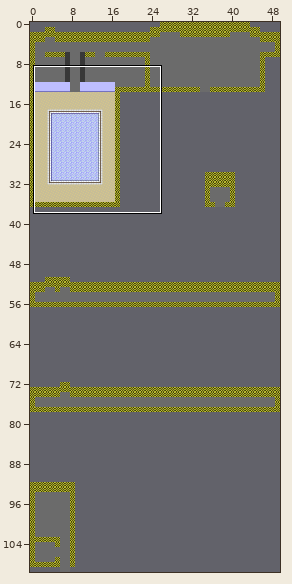
Two versions of a level (Tiled map, Assets/Graphics/Maps/Retail/Hotel.tmx). The first picture is a wide view before the edit; the outline marks the close-up.
Close-up. The starting point:
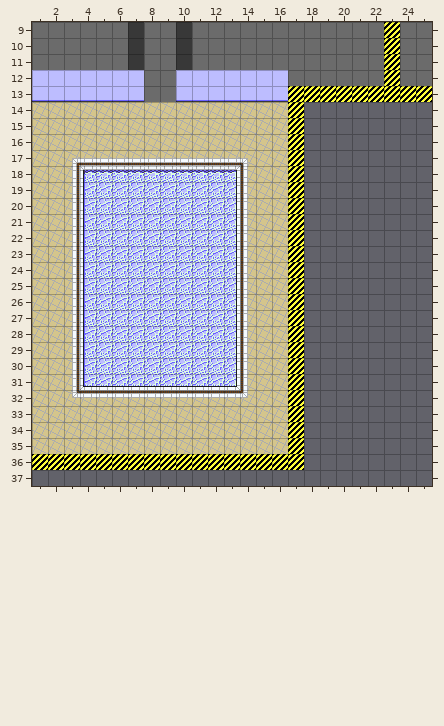
Cells are 16x16 px. Shown: x 1..25, y 9..37.
After:
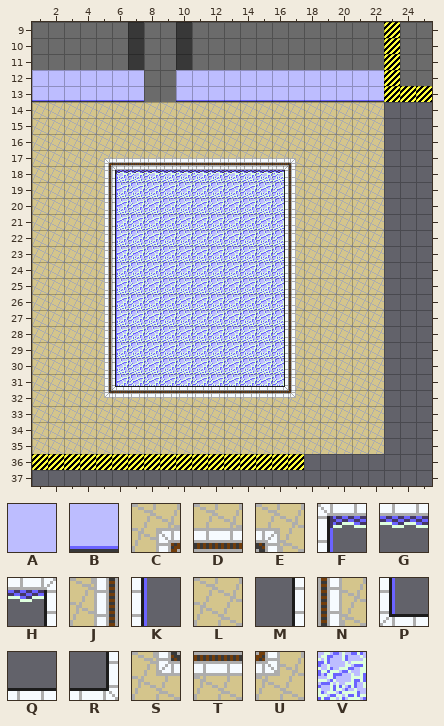
Key: from "Office": A 1, B 11; from "PoolSide": C 0, D 2, E 4, F 8, G 9, H 10, J 14, K 15, L 16, M 17, N 18, P 22, Q 23, R 24, S 28, T 30, U 32; from "PoolWater": V 0.
_ is an empty cell, # one hidden under a higher layer, . an unchanged one.
The exact change:
--- layer "Water"
@@ x 14..16 @@
-18 ___
-19 ___
-20 ___
-21 ___
-22 ___
-23 ___
-24 ___
-25 ___
-26 ___
-27 ___
-28 ___
-29 ___
-30 ___
-31 ___
+18 VVV
+19 VVV
+20 VVV
+21 VVV
+22 VVV
+23 VVV
+24 VVV
+25 VVV
+26 VVV
+27 VVV
+28 VVV
+29 VVV
+30 VVV
+31 VVV
--- layer "Graybox"
@@ x 14..16 @@
-18 ###
-19 ###
-20 ###
-21 ###
-22 ###
-23 ###
-24 ###
-25 ###
-26 ###
-27 ###
-28 ###
-29 ###
-30 ###
-31 ###
+18 ___
+19 ___
+20 ___
+21 ___
+22 ___
+23 ___
+24 ___
+25 ___
+26 ___
+27 ___
+28 ___
+29 ___
+30 ___
+31 ___
--- layer "Graphics/BG"
@@ x 3..22 @@
-13 ..............______
-14 ..............______
-15 ..............______
-16 ..............______
-17 CDD........ELL______
-18 JFGG......HNLL______
-19 JK__......MNLL______
-20 JK__......MNLL______
-21 JK__......MNLL______
-22 JK__......MNLL______
-23 JK__......MNLL______
-24 JK__......MNLL______
-25 JK__......MNLL______
-26 JK__......MNLL______
-27 JK__......MNLL______
-28 JK__......MNLL______
-29 JK__......MNLL______
-30 JK__......MNLL______
-31 JPQQ......RNLL______
-32 STT........ULL______
-33 ..............______
-34 ..............______
-35 ..............______
+13 ..............BBBBBB
+14 ..............LLLLLL
+15 ..............LLLLLL
+16 ..............LLLLLL
+17 LLC........DDDELLLLL
+18 LLJF......GGGHNLLLLL
+19 LLJK......___MNLLLLL
+20 LLJK......___MNLLLLL
+21 LLJK......___MNLLLLL
+22 LLJK......___MNLLLLL
+23 LLJK......___MNLLLLL
+24 LLJK......___MNLLLLL
+25 LLJK......___MNLLLLL
+26 LLJK......___MNLLLLL
+27 LLJK......___MNLLLLL
+28 LLJK......___MNLLLLL
+29 LLJK......___MNLLLLL
+30 LLJK......___MNLLLLL
+31 LLJP......QQQRNLLLLL
+32 LLS........TTTULLLLL
+33 ..............LLLLLL
+34 ..............LLLLLL
+35 ..............LLLLLL
--- layer "Graphics/FGWalls"
@@ x 17..22 @@
-12 ______
+12 AAAAAA
Where, in picture pixels (left, top, right, bottom), the same in both close-ups:
changed: (235, 70, 384, 454)
changed: (72, 158, 117, 398)
